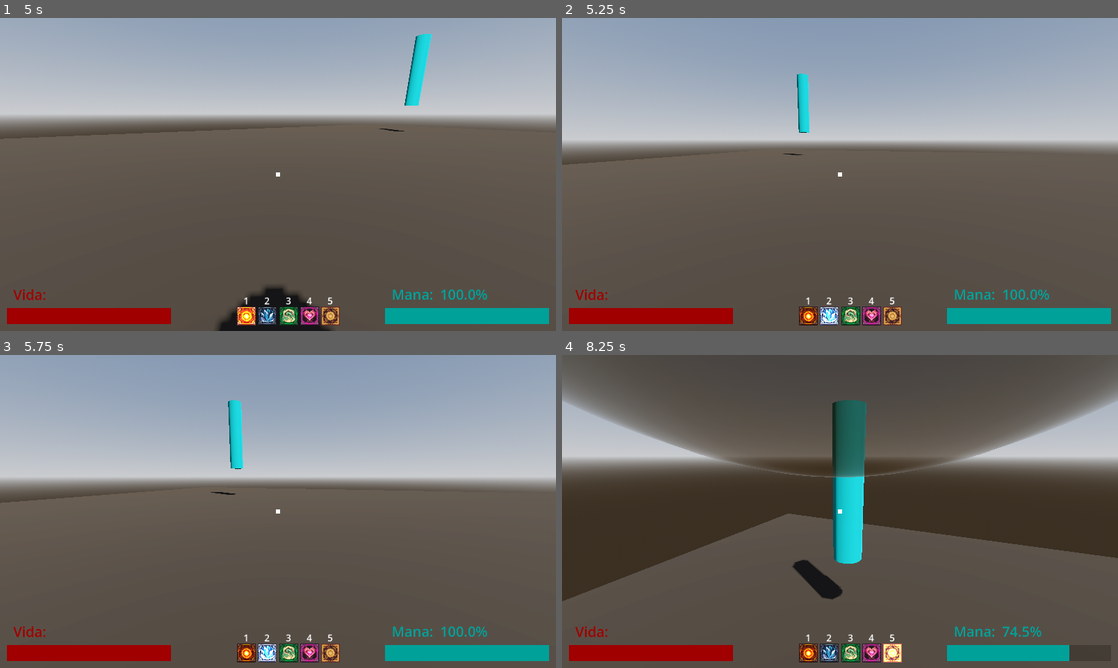
Above: before the commit, frames 1-4 (two rows, left to right).
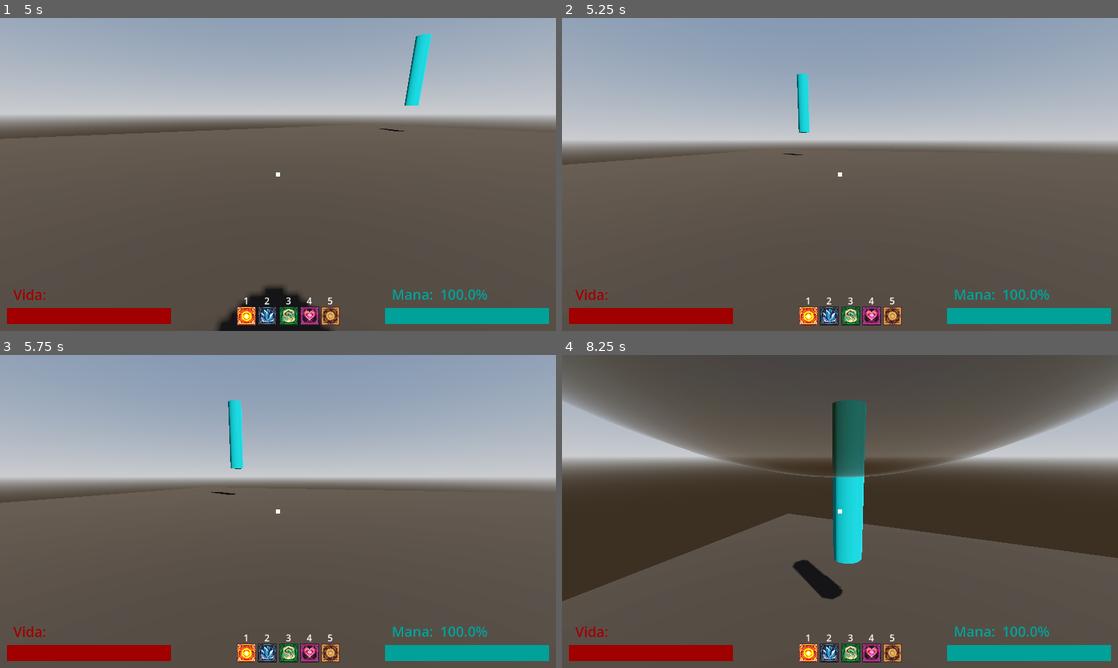
Above: after the commit, the same moments.

Repository: Isaaa43/Saudavel-e-Balanceado
Game: Godot game, scene res://cenas/main_game.tscn
Two runs of this game, one before a commit and one after it. Both use one fixed random seed, a clock stepped at 60 frames per second and the inputs below.
Inputs (mouse positions are in pixels of both pictures, inside the frame that each line leads up to):
- Up to frame 1 (5 s): click (278, 224) at 0.52 s; type "Alex" at 0.6 s; click "Jogar" at 1.25 s; click "Host" at 2 s; click "Começar Partida" at 2.75 s; tap Enter at 3.5 s; move the mouse to (400, 158) at 3.52 s; hold D (direita) 3.53-4.28 s; click (400, 158) at 3.6 s; tap Space (pular) at 3.77, 4.52 s; move the mouse to (250, 174) at 4.27 s; hold W (frente) from 4.28 s (still down); tap 1 at 4.35 s
- Up to frame 2 (5.25 s): keep holding W (frente); move the mouse to (851, 168) at 5.02 s; tap 2 at 5.1 s
- Up to frame 3 (5.75 s): keep holding W (frente)
- Up to frame 4 (8.25 s): keep holding W (frente); tap Space (pular) at 5.75, 6.02, 6.77, 7.52 s; move the mouse to (834, 517) at 5.77 s; tap 3 at 5.85 s; click (834, 517) at 5.92 s; move the mouse to (878, 514) at 6.52 s; tap 4 at 6.6 s; move the mouse to (795, 508) at 7.27 s; tap 5 at 7.35 s; move the mouse to (845, 511) at 8.02 s; click (845, 511) at 8.1 s

Frame 1 is identical in both runs. In frame 2, 0.4% of the frame differs, in the area x 42-50%, y 92-99%; in frame 3, 0.4%; in frame 4, 0.9%, in the area x 42-99%, y 86-99%.
Error after the commit: Parse Error: Identifier "ui_adm" not declared in the current scope. (res://scripts/game/adms/game_adm.gd:9)

Commit message:
refactor: renomeado uiAdm para localAdm
Renomeado nodo responsável por administrar os recursos do jogador local
Scripts, e nodos atualizados para manter coerência

Diff:
--- a/luta-magos/cenas/game/adminitradores/ui_adm.tscn
+++ b/luta-magos/cenas/game/adminitradores/local_adm.tscn
@@ -1,9 +1,9 @@
 [gd_scene format=3 uid="uid://boh1ydvfouvwi"]
 
-[ext_resource type="Script" uid="uid://54st3jcsbn03" path="res://scripts/game/adms/ui_adm.gd" id="1_6cx7f"]
+[ext_resource type="Script" uid="uid://54st3jcsbn03" path="res://scripts/game/adms/local_adm.gd" id="1_6cx7f"]
 [ext_resource type="PackedScene" uid="uid://c4x1fiwa5kwuq" path="res://cenas/game/UI/hud_jogador.tscn" id="2_qk6fq"]
 
-[node name="UIAdm" type="Node" unique_id=198701727 node_paths=PackedStringArray("hud")]
+[node name="LocalAdm" type="Node" unique_id=198701727 node_paths=PackedStringArray("hud")]
 script = ExtResource("1_6cx7f")
 hud = NodePath("HUDjogador")
 
--- a/luta-magos/cenas/game/game_adm.tscn
+++ b/luta-magos/cenas/game/game_adm.tscn
@@ -5,12 +5,12 @@
 [ext_resource type="PackedScene" uid="uid://d4j7w61agrxhk" path="res://cenas/game/adminitradores/mapa_adm.tscn" id="3_yfoi5"]
 [ext_resource type="PackedScene" uid="uid://b6h4x6lo81xq7" path="res://cenas/game/adminitradores/feiticos_adm.tscn" id="4_1kxph"]
 [ext_resource type="PackedScene" uid="uid://cqojyxy8t78mg" path="res://cenas/game/characters/jogador.tscn" id="4_e2ubu"]
-[ext_resource type="PackedScene" uid="uid://boh1ydvfouvwi" path="res://cenas/game/adminitradores/ui_adm.tscn" id="7_e2ubu"]
+[ext_resource type="PackedScene" uid="uid://boh1ydvfouvwi" path="res://cenas/game/adminitradores/local_adm.tscn" id="7_e2ubu"]
 
-[node name="GameAdm" type="Node" unique_id=773607251 node_paths=PackedStringArray("jogadores_adm", "ui_adm")]
+[node name="GameAdm" type="Node" unique_id=773607251 node_paths=PackedStringArray("jogadores_adm", "local_adm")]
 script = ExtResource("1_3lst8")
 jogadores_adm = NodePath("JogadoresAdm")
-ui_adm = NodePath("UIAdm")
+local_adm = NodePath("LocalAdm")
 
 [node name="JogadoresAdm" parent="." unique_id=93310562 instance=ExtResource("2_j0w0j")]
 JOGADOR_REF = ExtResource("4_e2ubu")
@@ -20,7 +20,7 @@
 [node name="FeiticosAdm" parent="." unique_id=1853689985 node_paths=PackedStringArray("jogadores_adm") instance=ExtResource("4_1kxph")]
 jogadores_adm = NodePath("../JogadoresAdm")
 
-[node name="UIAdm" parent="." unique_id=198701727 instance=ExtResource("7_e2ubu")]
+[node name="LocalAdm" parent="." unique_id=198701727 instance=ExtResource("7_e2ubu")]
 
 [editable path="JogadoresAdm"]
 [editable path="MapaAdm"]
--- a/luta-magos/scripts/game/adms/game_adm.gd
+++ b/luta-magos/scripts/game/adms/game_adm.gd
@@ -2,7 +2,7 @@
 extends Node
 
 @export var jogadores_adm : JogadoresAdm
-@export var ui_adm : UIAdm
+@export var local_adm : LocalAdm
 
 func _ready() -> void:
 	# ajustar sinais
--- a/luta-magos/scripts/game/adms/ui_adm.gd
+++ b/luta-magos/scripts/game/adms/local_adm.gd
@@ -1,4 +1,4 @@
-class_name UIAdm
+class_name LocalAdm
 extends Node
 
 @export var hud : HUDJogador
Renamed: luta-magos/scripts/game/adms/ui_adm.gd.uid -> luta-magos/scripts/game/adms/local_adm.gd.uid
